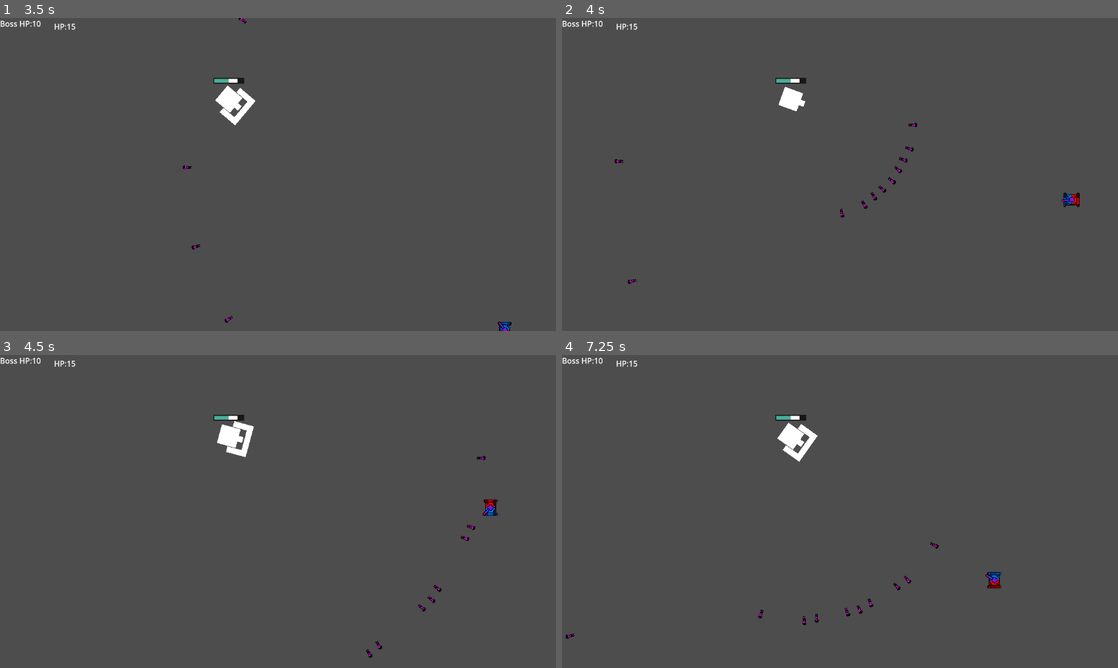
Above: before the commit, frames 1-4 (two rows, left to right).
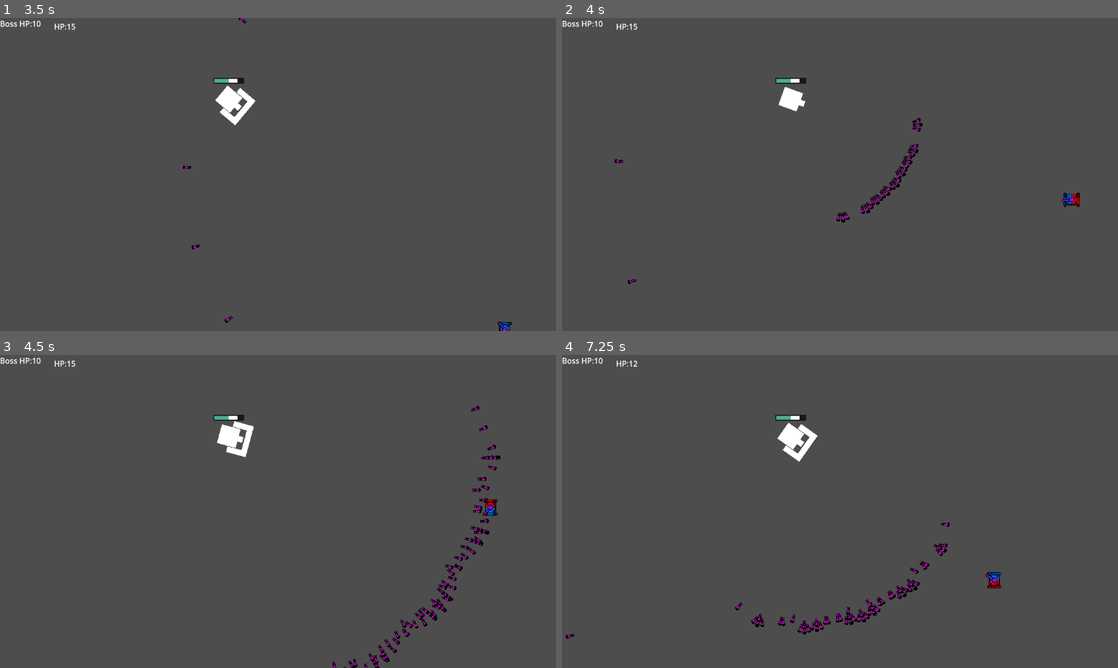
Above: after the commit, the same moments.

Repository: ConquestM/TANKG
Game: Godot game, scene res://MainMenu.tscn
The game is run twice, just before and just after one commit, with the same random seed, the same clock (stepped at 60 frames per second) and the same inputs.
Inputs (mouse positions are in pixels of both pictures, inside the frame that each line leads up to):
- Up to frame 1 (3.5 s): click (283, 199) at 0.5 s; tap Enter at 1.25 s; move the mouse to (400, 158) at 1.27 s; hold Right (ui_right) 1.28-2.03 s; hold Shift (dash) 1.28-2.03 s; move the mouse to (166, 190) at 2.02 s; hold Down (ui_down) 2.03-2.78 s; tap Shift (dash) at 2.1 s; move the mouse to (333, 105) at 2.77 s; hold Right (ui_right) from 2.78 s (still down); hold Shift (dash) from 2.78 s (still down)
- Up to frame 2 (4 s): move the mouse to (812, 237) at 3.52 s; release Right (ui_right) at 3.53 s; release Shift (dash) at 3.53 s; hold Up (ui_up) from 3.53 s (still down); tap Shift (dash) at 3.6 s
- Up to frame 3 (4.5 s): move the mouse to (444, 558) at 4.27 s; release Up (ui_up) at 4.28 s; hold Left (ui_left) from 4.28 s (still down); hold Shift (dash) from 4.28 s (still down)
- Up to frame 4 (7.25 s): move the mouse to (673, 464) at 5.02 s; release Shift (dash) at 5.03 s; tap Shift (dash) at 5.1, 6.6 s; move the mouse to (867, 511) at 5.77 s; release Left (ui_left) at 5.78 s; hold Down (ui_down) 5.78-6.53 s; hold Shift (dash) 5.78-6.53 s; move the mouse to (756, 433) at 6.52 s; hold Right (ui_right) from 6.53 s (still down)

Frame 1 is identical in both runs. In frame 2, 0.5% of the frame differs, in the area x 49-65%, y 32-66%; in frame 3, 1.0%, in the area x 59-90%, y 16-100%; in frame 4, 0.8%.

Commit message:
i fiddled with the wave attack

Diff:
--- a/Boss2.gd
+++ b/Boss2.gd
@@ -26,10 +26,10 @@
 		Attack +=1
 	else:
 		for i in 20:
-			var megabullet = megabullet_scene	.instantiate()
+			var megabullet = megabullet_scene.instantiate()
+			megabullet.global_position = $CollisionShape2D/Boss_bullet_spawn.global_position
+			megabullet.rotation_degrees = $CollisionShape2D.rotation_degrees +i*18
 			add_sibling(megabullet)
-			megabullet.global_position = global_position
-			megabullet.rotation_degrees = global_rotation_degrees + i*18
 
 		$CollisionShape2D/Area2D.set_visible(false)
 		$CollisionShape2D/Area2D/Hitbox.disabled = true
--- a/MainMenu.tscn
+++ b/MainMenu.tscn
@@ -51,6 +51,7 @@
 offset_bottom = 375.448
 
 [node name="Label" type="Label" parent="."]
+layout_mode = 0
 offset_left = 572.0
 offset_top = 493.0
 offset_right = 673.0
@@ -70,6 +71,7 @@
 offset_bottom = 267.448
 
 [node name="Label2" type="Label" parent="."]
+layout_mode = 0
 offset_left = 774.0
 offset_top = 385.0
 offset_right = 875.0
--- a/Megabullet.tscn
+++ b/Megabullet.tscn
@@ -1,7 +1,7 @@
 [gd_scene load_steps=5 format=3 uid="uid://bjmfaw432i8kw"]
 
 [ext_resource type="Script" path="res://scripts/Megabullet.gd" id="1_p0t58"]
-[ext_resource type="PackedScene" uid="uid://507dapfpwiru" path="res://Megabullet2.tscn" id="2_la4uu"]
+[ext_resource type="PackedScene" uid="uid://dqqoe1p0y1ann" path="res://Megabulletb.tscn" id="2_cxusx"]
 [ext_resource type="Texture2D" uid="uid://daf3wndrrrwd3" path="res://assets/frame0001.png" id="3_4q58g"]
 
 [sub_resource type="RectangleShape2D" id="RectangleShape2D_qa21a"]
@@ -10,7 +10,7 @@
 [node name="Megabullet" type="Area2D"]
 modulate = Color(1, 0, 1, 1)
 script = ExtResource("1_p0t58")
-megabulletb_scene = ExtResource("2_la4uu")
+megabulletb_scene = ExtResource("2_cxusx")
 
 [node name="CollisionShape2D" type="CollisionShape2D" parent="."]
 position = Vector2(-1.75, 0.5)
--- a/Megabulletb.tscn
+++ b/Megabulletb.tscn
@@ -1,7 +1,7 @@
 [gd_scene load_steps=5 format=3 uid="uid://dqqoe1p0y1ann"]
 
 [ext_resource type="Script" path="res://scripts/megabulletb.gd" id="1_25ee0"]
-[ext_resource type="PackedScene" uid="uid://bjmfaw432i8kw" path="res://Megabullet.tscn" id="2_5yol7"]
+[ext_resource type="PackedScene" uid="uid://507dapfpwiru" path="res://Megabullet2.tscn" id="2_4dodl"]
 [ext_resource type="Texture2D" uid="uid://daf3wndrrrwd3" path="res://assets/frame0001.png" id="3_3makt"]
 
 [sub_resource type="RectangleShape2D" id="RectangleShape2D_qa21a"]
@@ -10,7 +10,7 @@
 [node name="Megabulletb" type="Area2D"]
 modulate = Color(1, 0, 1, 1)
 script = ExtResource("1_25ee0")
-megabullet_scene = ExtResource("2_5yol7")
+megabullet2_scene = ExtResource("2_4dodl")
 
 [node name="CollisionShape2D" type="CollisionShape2D" parent="."]
 position = Vector2(-1.75, 0.5)
@@ -24,12 +24,12 @@
 texture = ExtResource("3_3makt")
 
 [node name="Meiosis" type="Timer" parent="."]
-wait_time = 0.1
+wait_time = 0.2
 one_shot = true
-autostart = true
 
 [node name="Die" type="Timer" parent="."]
 wait_time = 3.0
+one_shot = true
 
 [connection signal="area_entered" from="." to="." method="_on_area_entered"]
 [connection signal="timeout" from="Meiosis" to="." method="_on_meiosis_timeout"]
--- a/scripts/Megabullet.gd
+++ b/scripts/Megabullet.gd
@@ -9,7 +9,7 @@
 func _ready():
 	$Meiosis.start()
 func _on_meiosis_timeout():
-	var megabulletb = megabulletb_scene	.instantiate()
+	var megabulletb = megabulletb_scene.instantiate()
 	add_sibling(megabulletb)
 	megabulletb.global_position = global_position
 	megabulletb.rotation = global_rotation
@@ -25,6 +25,7 @@
 	megabullet3b.rotation = global_rotation-170
 
 	$Meiosis.start()
+
 
 
 # Called every frame. 'delta' is the elapsed time since the previous frame.
--- a/scripts/Megabulletb.gd
+++ b/scripts/Megabulletb.gd
@@ -1,5 +1,5 @@
 extends Area2D
-@export var megabullet_scene: PackedScene
+@export var megabullet2_scene: PackedScene
 @onready var global = get_node("/root/global")
 
 var speed = 290
@@ -9,21 +9,23 @@
 func _ready():
 	$Meiosis.start()
 	$Die.start()
+	print("mei")
 func _on_meiosis_timeout():
-	var megabullet = megabullet_scene.instantiate()
-	megabullet.global_position = $Megabullet.global_position
-	megabullet.rotation = global_rotation
-	add_sibling(megabullet)
-	var megabullet2 = megabullet_scene.instantiate()
-	megabullet2.global_position = $Megabullet.global_position
-	megabullet2.rotation = global_rotation+170
+	var megabullet2 = megabullet2_scene	.instantiate()
 	add_sibling(megabullet2)
-	var megabullet3 = megabullet_scene.instantiate()
-	megabullet3.global_position = $Megabullet.global_position
-	megabullet3.rotation = global_rotation-170
-	add_sibling(megabullet3)
+	megabullet2.global_position =global_position
+	megabullet2.rotation = global_rotation
+
+	var megabullet2a = megabullet2_scene.instantiate()
+	add_sibling(megabullet2a)
+	megabullet2a.global_position = global_position
+	megabullet2a.rotation = global_rotation+170
+
+	var megabullet2b = megabullet2_scene.instantiate()
+	add_sibling(megabullet2b)
+	megabullet2b.global_position = global_position
+	megabullet2b.rotation = global_rotation-170
 	$Meiosis.start()
-
 
 # Called every frame. 'delta' is the elapsed time since the previous frame.
 func _process(delta):
Not shown: 1 places in BOss1.tscn that only renumber resources
Not shown: 1 places in Boss2.tscn that only renumber resources
